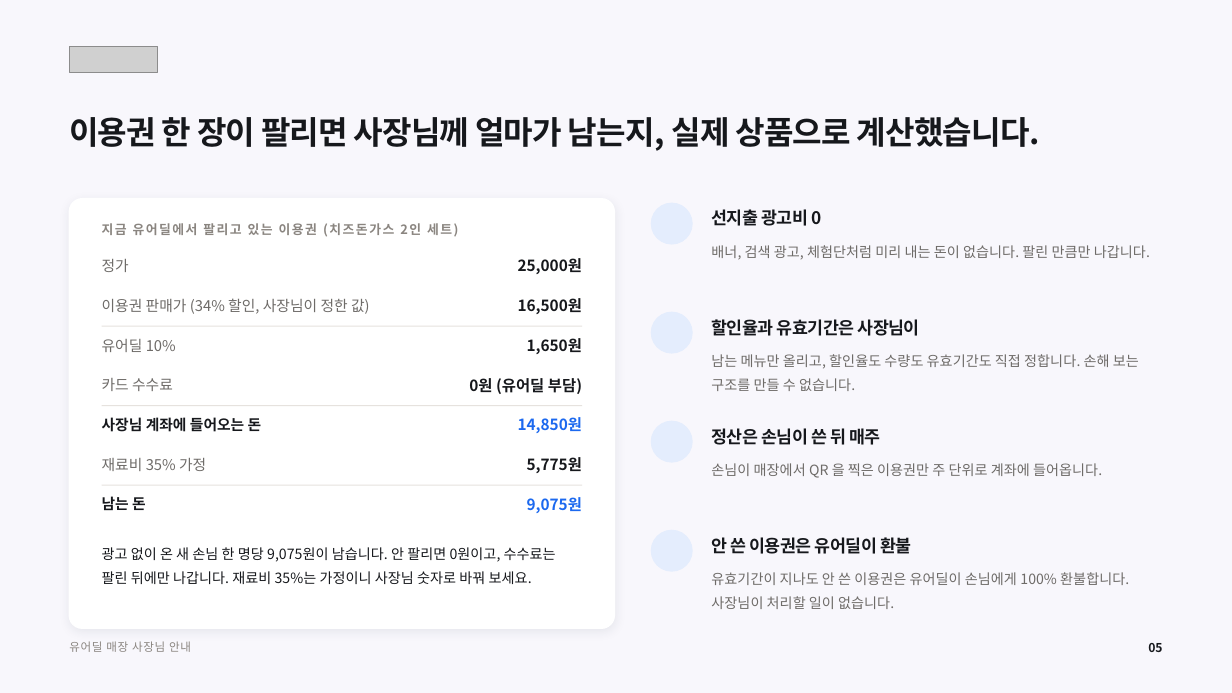
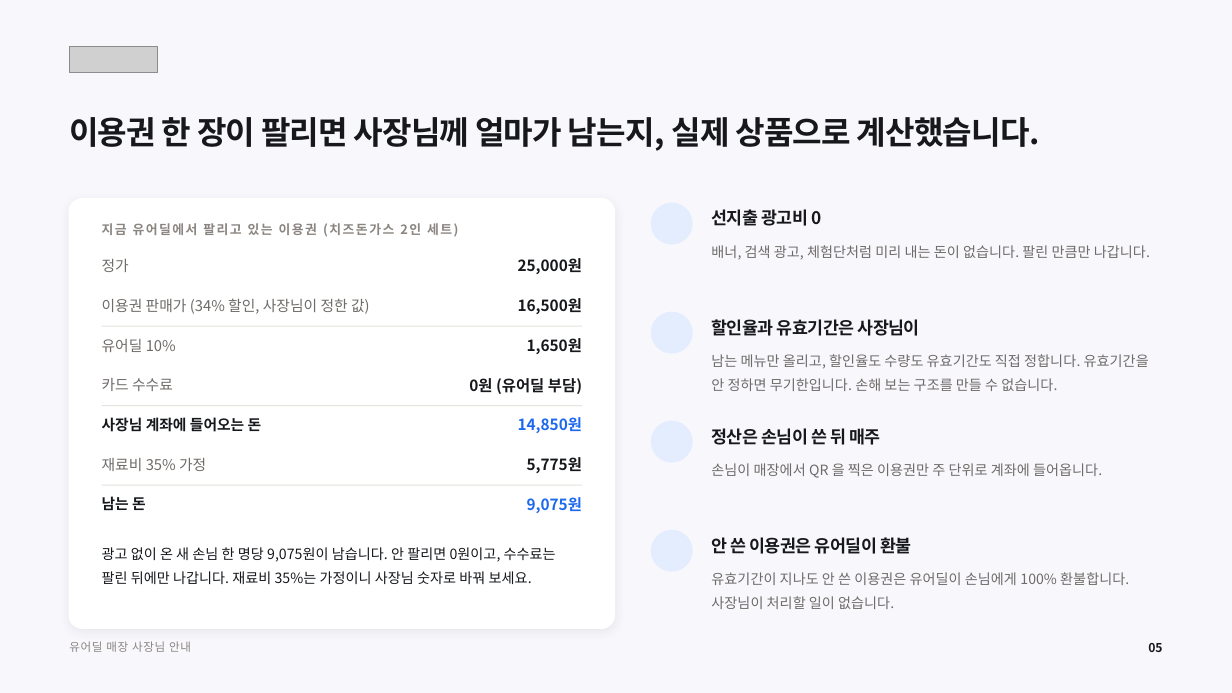
Before and after one commit to tobe2111/ur-live, a slide deck: slide 5 of docs/business/proposals/urdeal-store-owner-deck.pptx. Drawn at 1232x693 pixels with LibreOffice and Linux fonts; fonts in the diff are those of the drawing; grey boxes stand for pictures; background and template pictures are left out. Boxes give left, top, right and bottom in pixels: in the first picture for what was removed or moved away, otherwise in the second. Text is boxed around its words. In the diff, an @@ line names an element or a change of style, - is before the commit and + after.

```diff
--- a/docs/business/proposals/urdeal-store-owner-deck.pptx
+++ b/docs/business/proposals/urdeal-store-owner-deck.pptx
@@ text at (x1=711, y1=354, x2=1149, y2=391): text changed @@
-남는 메뉴만 올리고, 할인율도 수량도 유효기간도 직접 정합니다. 손해 보는 구조를 만들 수 없습니다.
+남는 메뉴만 올리고, 할인율도 수량도 유효기간도 직접 정합니다. 유효기간을 안 정하면 무기한입니다. 손해 보는 구조를 만들 수 없습니다.
```
Also in this commit, not shown: 2 other slides changed, 1 slide added, 12 other files.
